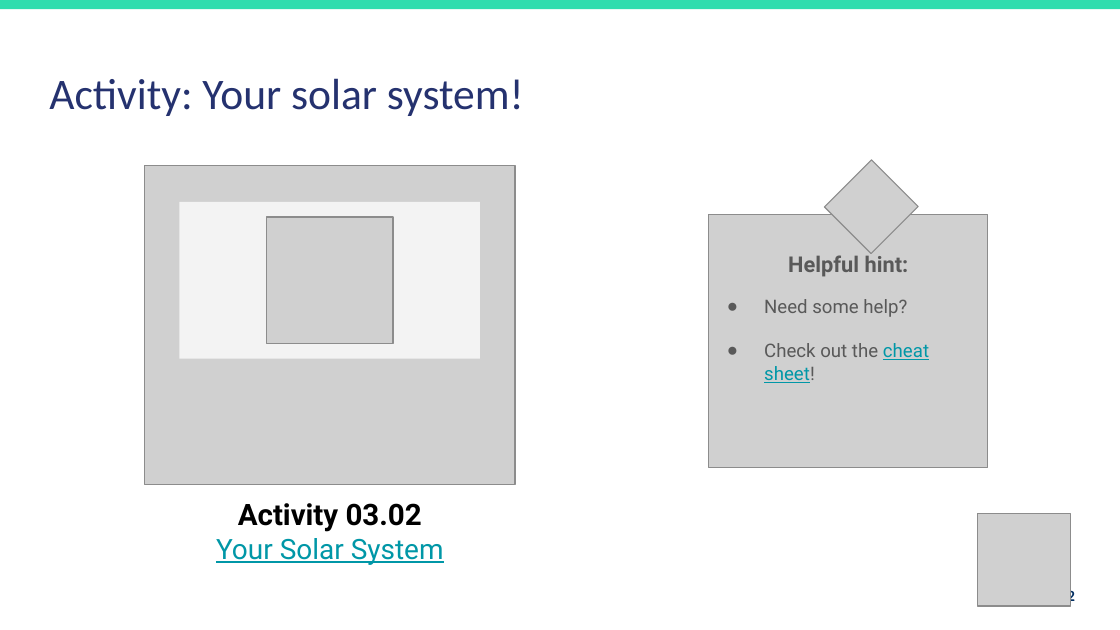
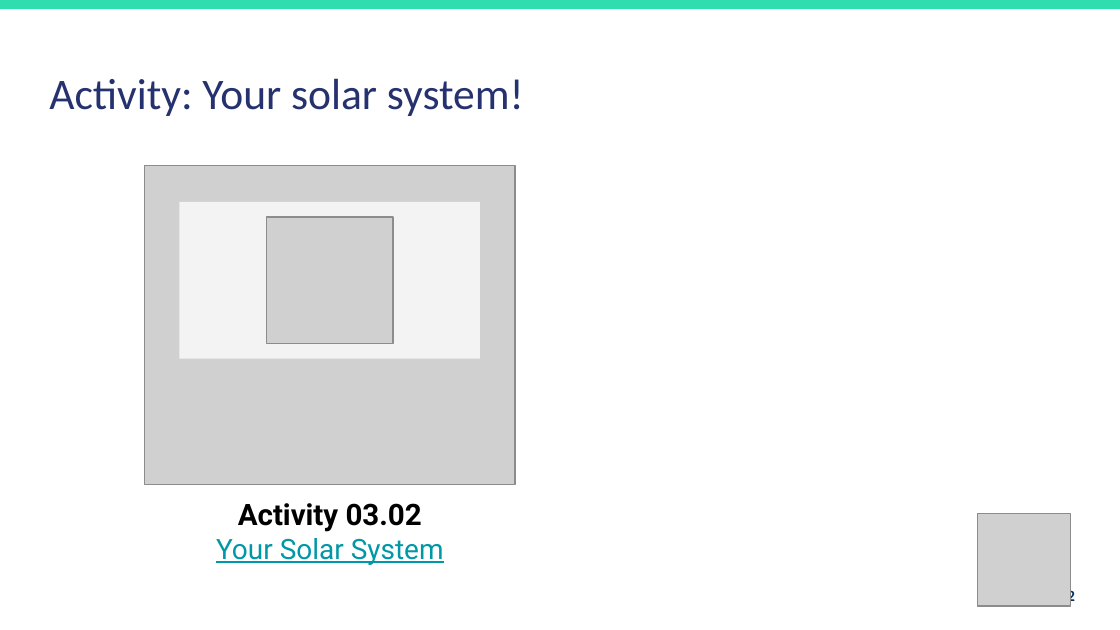
Before and after one commit to duari132/6iec-intermediate-coding, a slide deck: slide 62 of Lesson-3-Decisions,-Decisions/Lesson-3-Decisions-Decisions.pptx. Drawn at 1120x630 pixels with LibreOffice and Linux fonts; fonts in the diff are those of the drawing; grey boxes stand for pictures. Boxes give left, top, right and bottom in pixels: in the first picture for what was removed or moved away, otherwise in the second. Text is boxed around its words. In the diff, an @@ line names an element or a change of style, - is before the commit and + after.

```diff
--- a/Lesson-3-Decisions,-Decisions/Lesson-3-Decisions-Decisions.pptx
+++ b/Lesson-3-Decisions,-Decisions/Lesson-3-Decisions-Decisions.pptx
@@ picture removed at (x1=824, y1=160, x2=918, y2=253) @@
@@ picture removed at (x1=709, y1=214, x2=988, y2=467) @@
@@ text removed at (x1=788, y1=252, x2=909, y2=277) @@
-Helpful hint:
@@ text removed at (x1=764, y1=299, x2=929, y2=383) @@
-● Need some help?
-● Check out the cheat sheet!
```
Also in this commit, not shown: 4 other slides changed.
